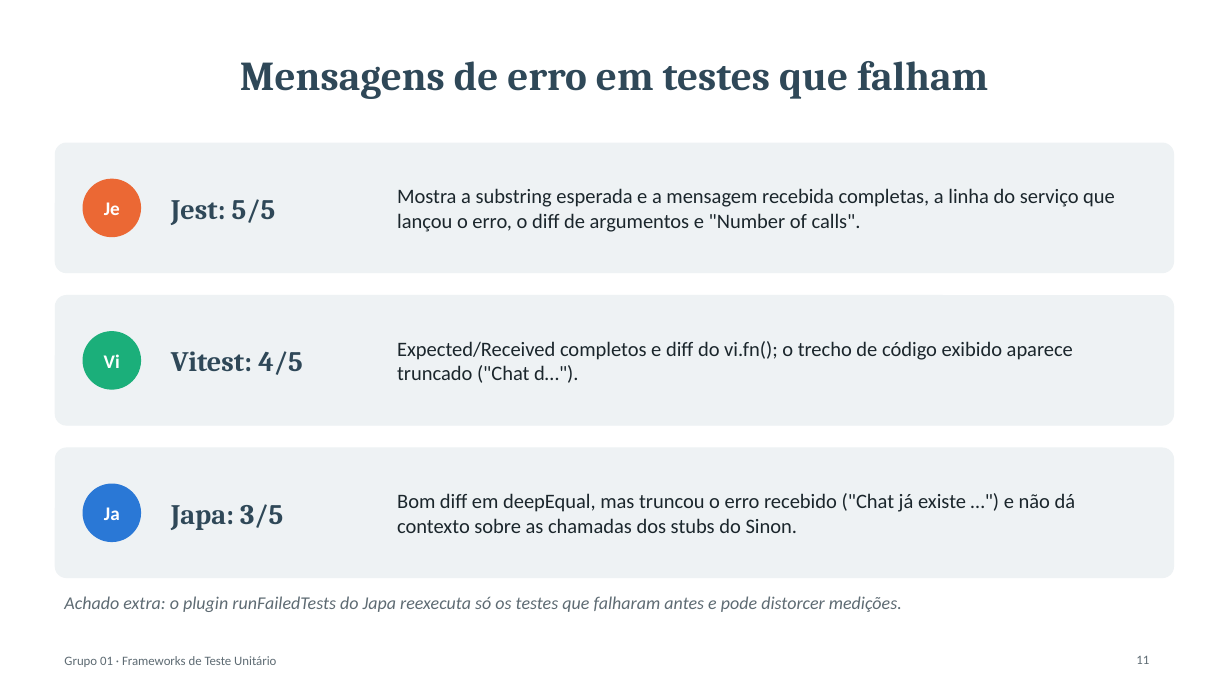
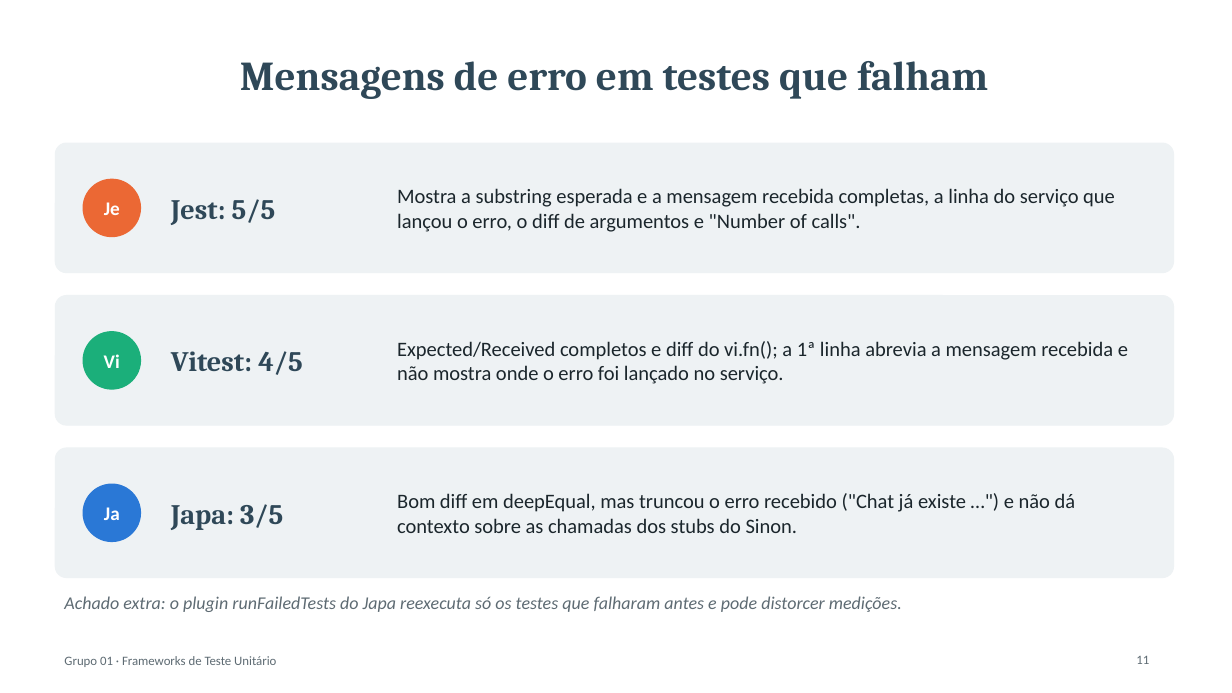
Before and after one commit to emanuuele/girls-chat-api, a slide deck: slide 11 of docs/benchmark/apresentacao.pptx. Drawn at 1232x693 pixels with LibreOffice and Linux fonts; fonts in the diff are those of the drawing. Boxes give left, top, right and bottom in pixels: in the first picture for what was removed or moved away, otherwise in the second. Text is boxed around its words. In the diff, an @@ line names an element or a change of style, - is before the commit and + after.

Commit message:
docs: atualiza relatório, planilha e slides para a versão de 45 testes
Medição oficial do Windows (45 testes, código final) em resultados/windows. Relatório, planilha e slides passam a mostrar os 45 casos, as duas medições, a evolução da cobertura (12, 34 e 45 testes), a formatação padronizada e as mensagens de erro recapturadas. Justificativa da nota de mensagens de erro do Vitest ajustada à nova captura (nota mantida). README atualizado.

```diff
--- a/docs/benchmark/apresentacao.pptx
+++ b/docs/benchmark/apresentacao.pptx
@@ text at (397,341,1128,384): text changed @@
-Expected/Received completos e diff do vi.fn(); o trecho de código exibido aparece truncado ("Chat d…").
+Expected/Received completos e diff do vi.fn(); a 1ª linha abrevia a mensagem recebida e não mostra onde o erro foi lançado no serviço.
```
Also in this commit, not shown: 11 other slides changed, 7 other files.
